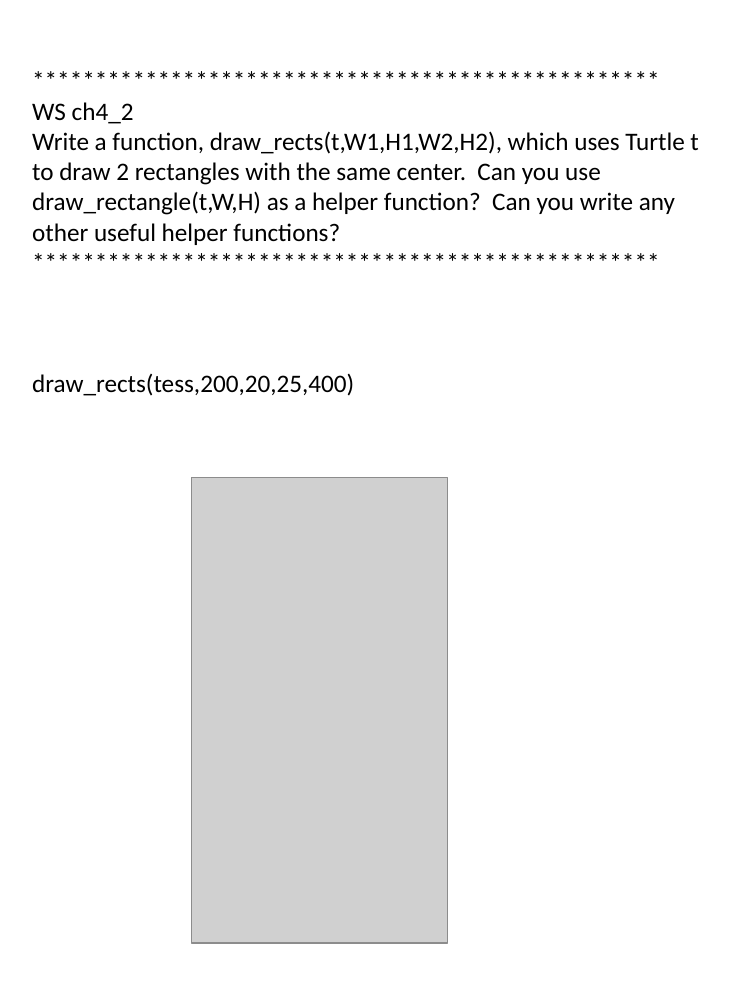
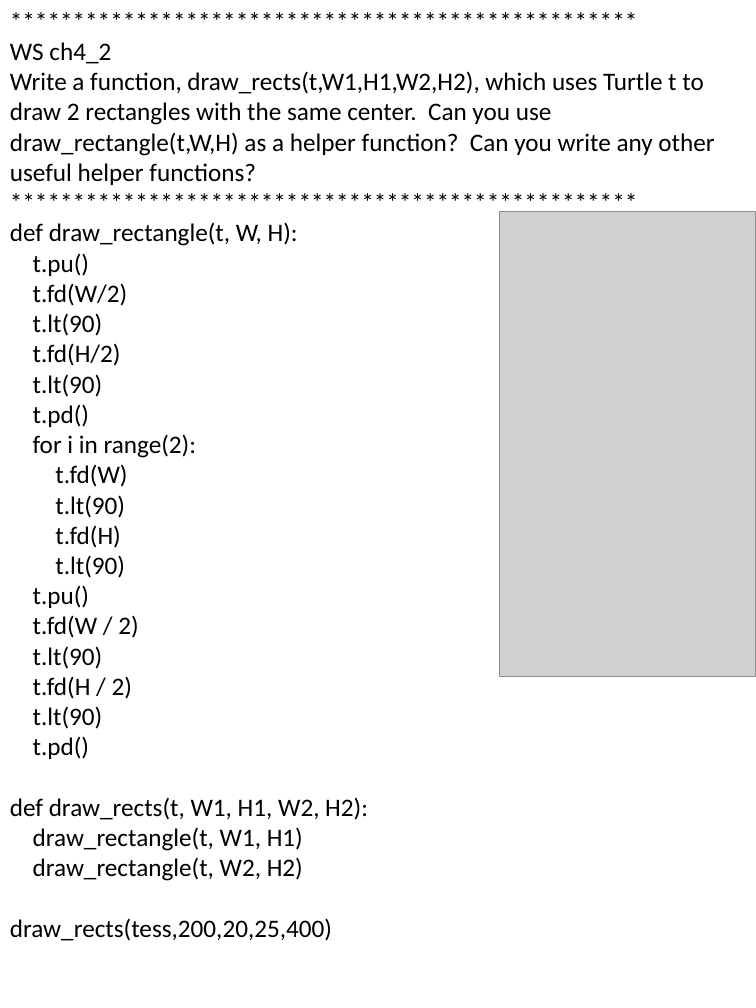
Before and after one commit to Lor3nzoMartinez/Python, a slide deck: slide 2 of Homework/ch 4 functions.pptx (slide 9 before the commit). Drawn at 756x1008 pixels with LibreOffice and Linux fonts; fonts in the diff are those of the drawing; grey boxes stand for pictures. Boxes give left, top, right and bottom in pixels: in the first picture for what was removed or moved away, otherwise in the second. Text is boxed around its words. In the diff, an @@ line names an element or a change of style, - is before the commit and + after.

```diff
--- a/Homework/ch 4 functions.pptx
+++ b/Homework/ch 4 functions.pptx
@@ text "**************************************************": place and size @@
-text "**************************************************" at [32, 102, 698, 396]
+text "**************************************************" at [10, 42, 714, 941]
@@ text at [10, 222, 368, 881]: paragraphs added @@
+def draw_rectangle(t, W, H):
+t.pu()
+t.fd(W/2)
+t.lt(90)
+t.fd(H/2)
+t.lt(90)
+t.pd()
+for i in range(2):
+t.fd(W)
+t.lt(90)
+t.fd(H)
+t.lt(90)
+t.pu()
+t.fd(W / 2)
+t.lt(90)
+t.fd(H / 2)
+t.lt(90)
+t.pd()
+def draw_rects(t, W1, H1, W2, H2):
+draw_rectangle(t, W1, H1)
+draw_rectangle(t, W2, H2)
@@ picture: place and size @@
-picture at [192, 478, 448, 942]
+picture at [500, 212, 756, 676]
```
Also in this commit, not shown: 7 other slides changed, 25 slides removed, 59 other files.
